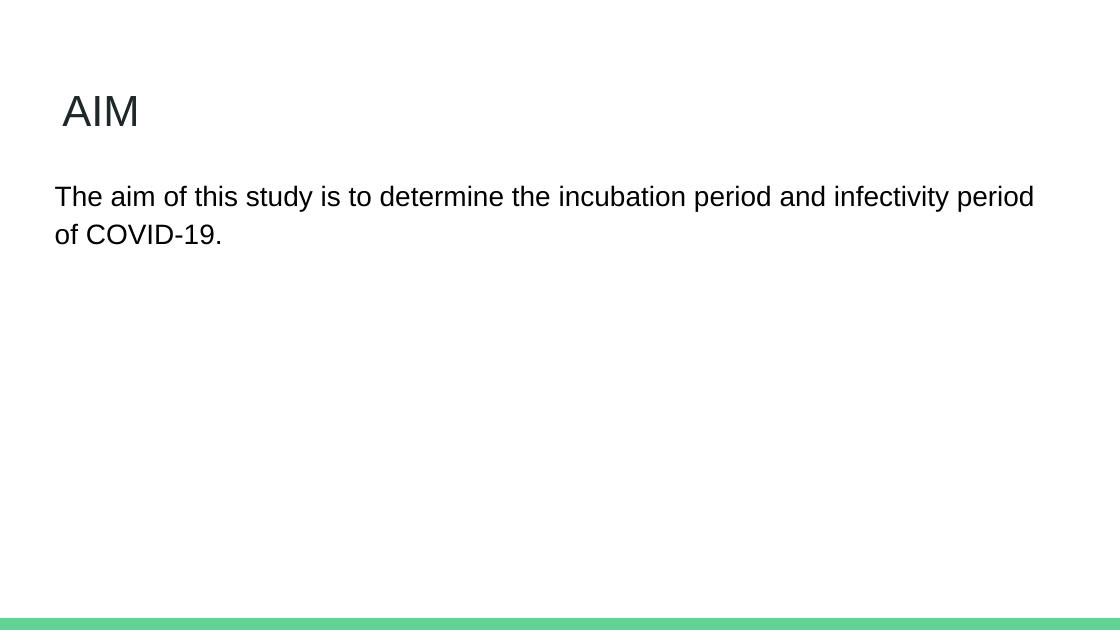
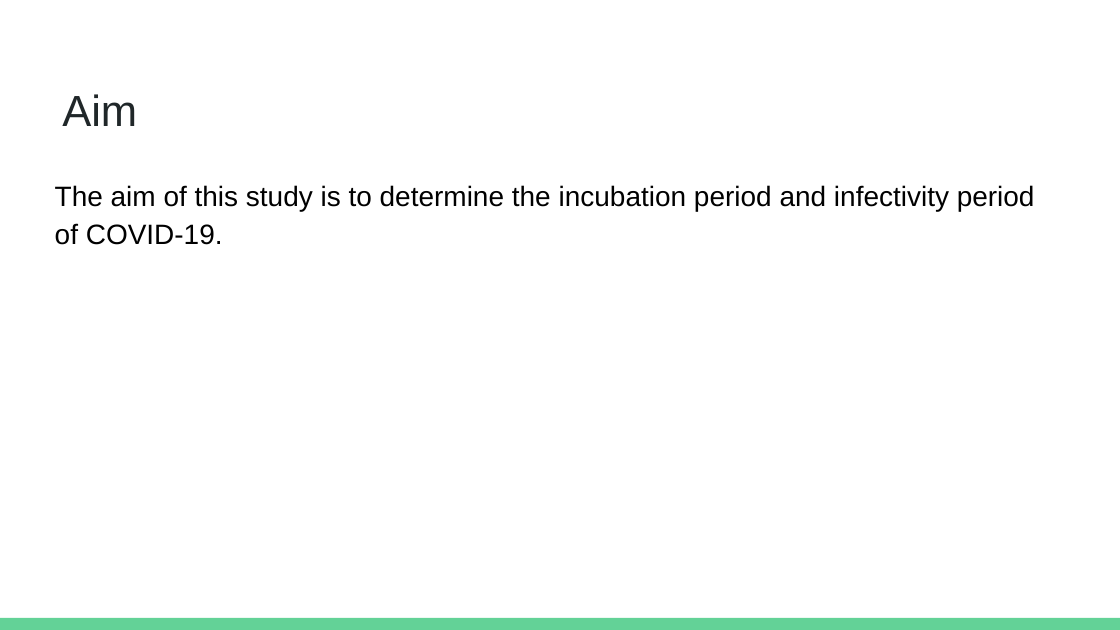
Before and after one commit to lydiatse/cs586, a slide deck: slide 3 of presentation/final_presentation.pptx. Drawn at 1120x630 pixels with LibreOffice and Linux fonts; fonts in the diff are those of the drawing. Boxes give left, top, right and bottom in pixels: in the first picture for what was removed or moved away, otherwise in the second. Text is boxed around its words. In the diff, an @@ line names an element or a change of style, - is before the commit and + after.

```diff
--- a/presentation/final_presentation.pptx
+++ b/presentation/final_presentation.pptx
@@ title at (62, 94, 137, 126): text changed @@
-AIM
+Aim
```
Also in this commit, not shown: 12 other slides changed, 1 slide added, 1 other file.
